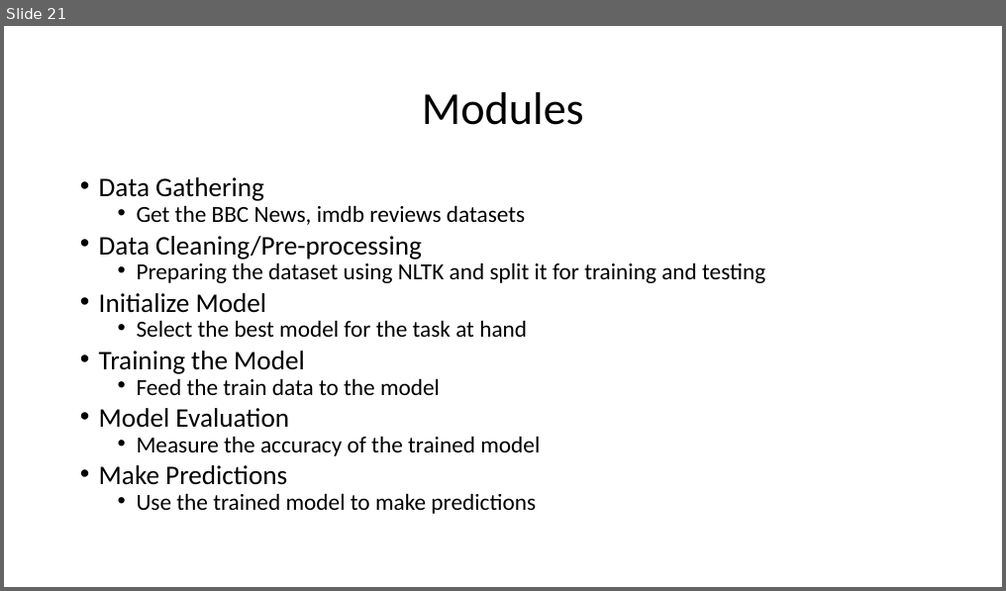
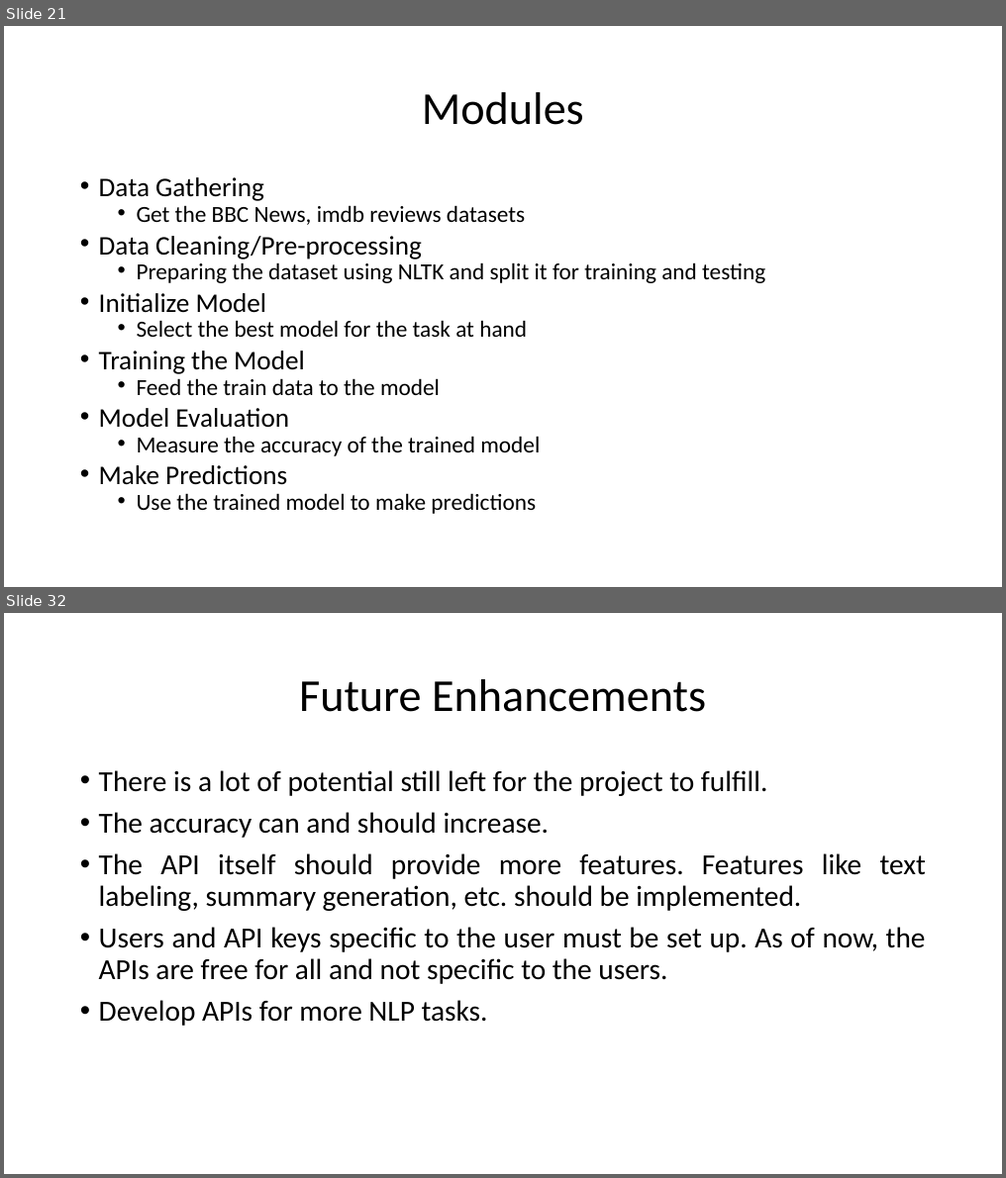
Before and after one commit to HarshaKy/text-classifier, a slide deck: docs/presentation/Presentation.pptx. Shown one above the other, each under a label of ours: slide 21 before the commit, slides 21 and 32 after it; the slides between them are not shown. The pictures are 1006x591 and 1006x1178 pixels, drawn with LibreOffice and Linux fonts; fonts in the diff are those of the drawing. Boxes give left, top, right and bottom in pixels: in the first picture for what was removed or moved away, otherwise in the second. Text is boxed around its words. In the diff, an @@ line names an element or a change of style, - is before the commit and + after.

```diff
--- a/docs/presentation/Presentation.pptx
+++ b/docs/presentation/Presentation.pptx
@@ slide 32 added at [4,613,1002,1174], background #FFFFFF @@
@@ title added at [299,679,706,712], 44 pt, text #000000 @@
+Future Enhancements
@@ text added at [99,770,926,1026], 28 pt, text #000000 @@
+• There is a lot of potential still left for the project to fulfill.
+• The accuracy can and should increase.
+• The API itself should provide more features. Features like text labeling, summary generation, etc. should be implemented.
+• Users and API keys specific to the user must be set up. As of now, the APIs are free for all and not specific to the users.
+• Develop APIs for more NLP tasks.
```
Also in this commit, not shown: 11 other slides added, 1 other file.
